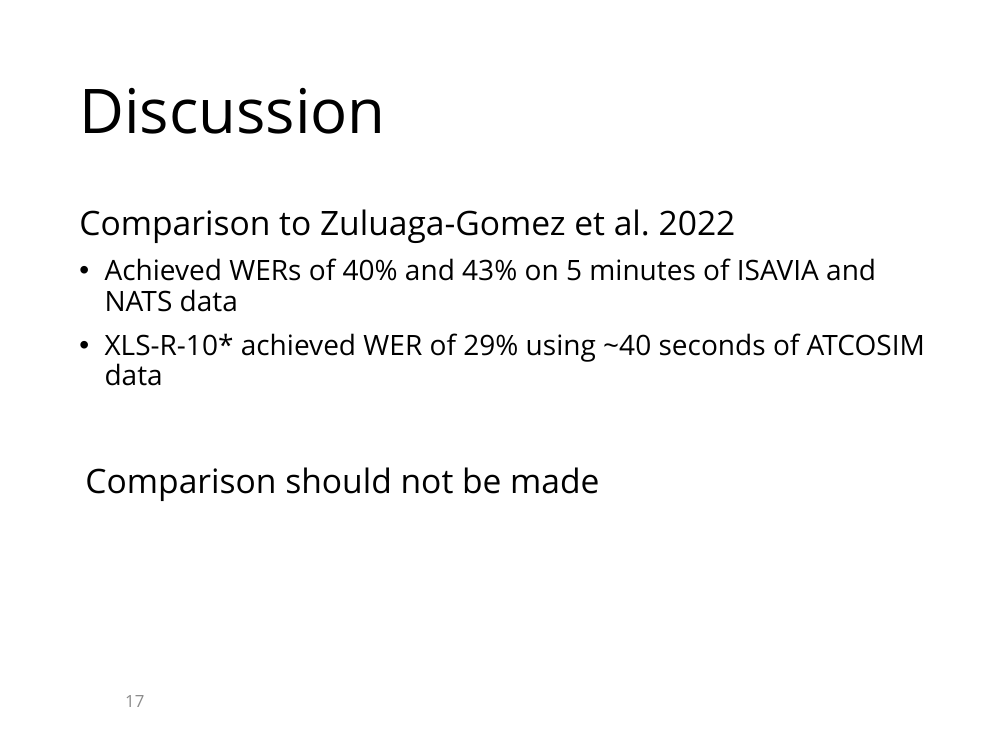
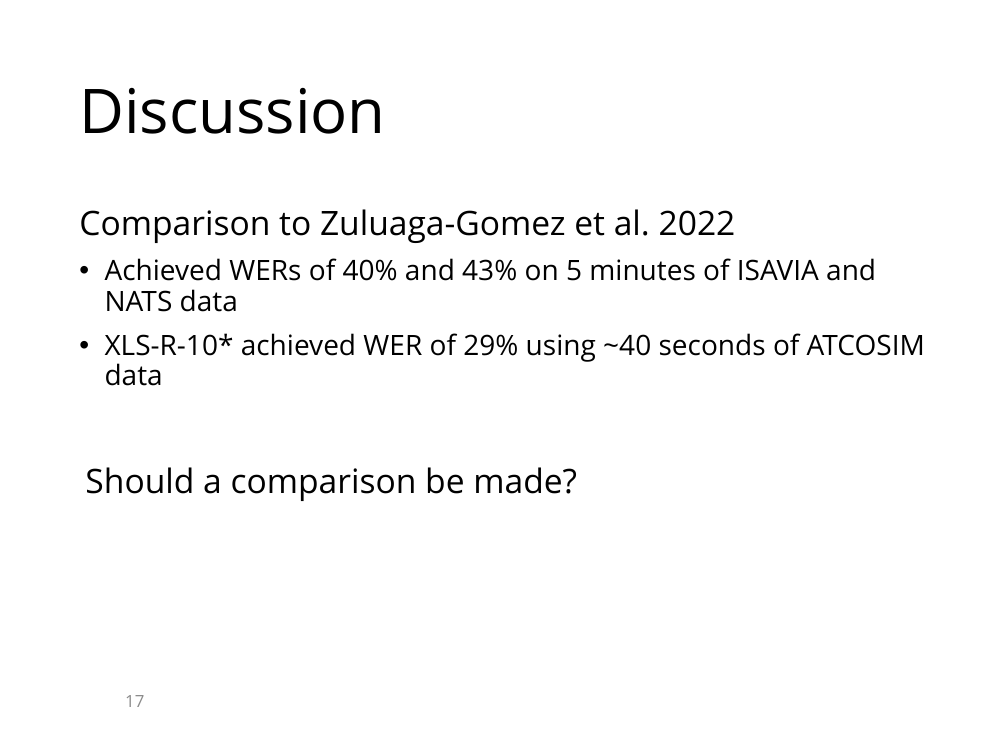
Before and after one commit to KaranChand/ATC, a slide deck: slide 17 of Thesis presentation ATC.pptx. Drawn at 1008x756 pixels with LibreOffice and Linux fonts; fonts in the diff are those of the drawing; background and template pictures are left out. Boxes give left, top, right and bottom in pixels: in the first picture for what was removed or moved away, otherwise in the second. Text is boxed around its words. In the diff, an @@ line names an element or a change of style, - is before the commit and + after.

```diff
--- a/Thesis presentation ATC.pptx
+++ b/Thesis presentation ATC.pptx
@@ text at (85, 467, 577, 501): text changed @@
-Comparison should not be made
+Should a comparison be made?
```
Also in this commit, not shown: 14 other slides changed.
